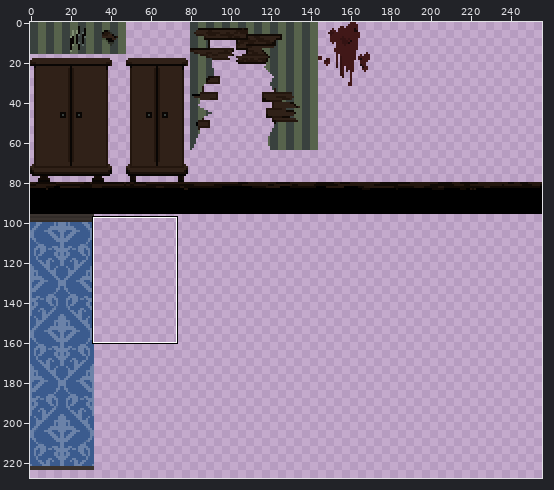
File history of a sprite sheet, core/assets/mansion_tiles.png. The first picture is a wide view before the edit; the outline marks the close-up.
Close-up. Old version:
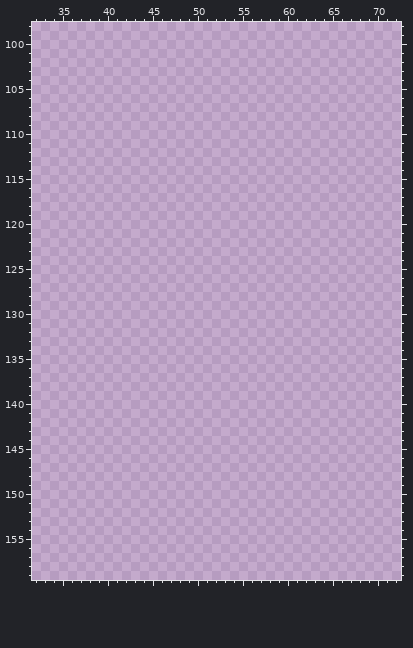
The file is 256x256 pixels. Colours within 5 levels of each other are drawn and written as one. Shown: x 32..72, y 98..159. The wide view leaves out empty margins. The commit also changed other parts of the picture, which this record leaves out.
Once edited:
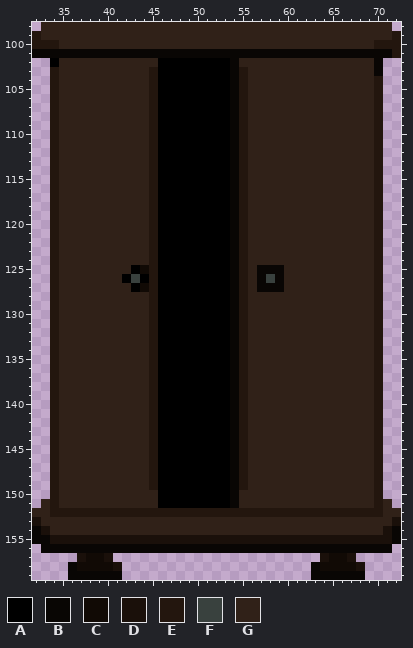
Palette (. is transparent): A #000000  B #090604  C #110a05  D #1a100a  E #23160e  F #39413e  G #302118
What changed:
Changed rows in their new state; - is an unchanged pixel.
first column x 32:
 98 -GGGGGGGGGGGGGGGGGGGGGGGGGGGGGGGGGGGGGGG-
 99 EGGGGGGGGGGGGGGGGGGGGGGGGGGGGGGGGGGGGGGGE
100 EEEGGGGGGGGGGGGGGGGGGGGGGGGGGGGGGGGGGGEEE
101 BBBBBBBBBBBBBBBBBBBBBBBBBBBBBBBBBBBBBBBBE
102 --AGGGGGGGGGGGAAAAAAAABGGGGGGGGGGGGGGGB--
103 --EGGGGGGGGGGEAAAAAAAABEGGGGGGGGGGGGGGB--
104 --EGGGGGGGGGGEAAAAAAAABEGGGGGGGGGGGGGGE--
105 --EGGGGGGGGGGEAAAAAAAABEGGGGGGGGGGGGGGE--
106 --EGGGGGGGGGGEAAAAAAAABEGGGGGGGGGGGGGGE--
107 --EGGGGGGGGGGEAAAAAAAABEGGGGGGGGGGGGGGE--
108 --EGGGGGGGGGGEAAAAAAAABEGGGGGGGGGGGGGGE--
109 --EGGGGGGGGGGEAAAAAAAABEGGGGGGGGGGGGGGE--
110 --EGGGGGGGGGGEAAAAAAAABEGGGGGGGGGGGGGGE--
111 --EGGGGGGGGGGEAAAAAAAABEGGGGGGGGGGGGGGE--
112 --EGGGGGGGGGGEAAAAAAAABEGGGGGGGGGGGGGGE--
113 --EGGGGGGGGGGEAAAAAAAABEGGGGGGGGGGGGGGE--
114 --EGGGGGGGGGGEAAAAAAAABEGGGGGGGGGGGGGGE--
115 --EGGGGGGGGGGEAAAAAAAABEGGGGGGGGGGGGGGE--
116 --EGGGGGGGGGGEAAAAAAAABEGGGGGGGGGGGGGGE--
117 --EGGGGGGGGGGEAAAAAAAABEGGGGGGGGGGGGGGE--
118 --EGGGGGGGGGGEAAAAAAAABEGGGGGGGGGGGGGGE--
119 --EGGGGGGGGGGEAAAAAAAABEGGGGGGGGGGGGGGE--
120 --EGGGGGGGGGGEAAAAAAAABEGGGGGGGGGGGGGGE--
121 --EGGGGGGGGGGEAAAAAAAABEGGGGGGGGGGGGGGE--
122 --EGGGGGGGGGGEAAAAAAAABEGGGGGGGGGGGGGGE--
123 --EGGGGGGGGGGEAAAAAAAABEGGGGGGGGGGGGGGE--
124 --EGGGGGGGGGGEAAAAAAAABEGGGGGGGGGGGGGGE--
125 --EGGGGGGGGACEAAAAAAAABEGBBBGGGGGGGGGGE--
126 --EGGGGGGGAFAEAAAAAAAABEGBFBGGGGGGGGGGE--
127 --EGGGGGGGGACEAAAAAAAABEGBBBGGGGGGGGGGE--
128 --EGGGGGGGGGGEAAAAAAAABEGGGGGGGGGGGGGGE--
129 --EGGGGGGGGGGEAAAAAAAABEGGGGGGGGGGGGGGE--
130 --EGGGGGGGGGGEAAAAAAAABEGGGGGGGGGGGGGGE--
131 --EGGGGGGGGGGEAAAAAAAABEGGGGGGGGGGGGGGE--
132 --EGGGGGGGGGGEAAAAAAAABEGGGGGGGGGGGGGGE--
133 --EGGGGGGGGGGEAAAAAAAABEGGGGGGGGGGGGGGE--
134 --EGGGGGGGGGGEAAAAAAAABEGGGGGGGGGGGGGGE--
135 --EGGGGGGGGGGEAAAAAAAABEGGGGGGGGGGGGGGE--
136 --EGGGGGGGGGGEAAAAAAAABEGGGGGGGGGGGGGGE--
137 --EGGGGGGGGGGEAAAAAAAABEGGGGGGGGGGGGGGE--
138 --EGGGGGGGGGGEAAAAAAAABEGGGGGGGGGGGGGGE--
139 --EGGGGGGGGGGEAAAAAAAABEGGGGGGGGGGGGGGE--
140 --EGGGGGGGGGGEAAAAAAAABEGGGGGGGGGGGGGGE--
141 --EGGGGGGGGGGEAAAAAAAABEGGGGGGGGGGGGGGE--
142 --EGGGGGGGGGGEAAAAAAAABEGGGGGGGGGGGGGGE--
143 --EGGGGGGGGGGEAAAAAAAABEGGGGGGGGGGGGGGE--
144 --EGGGGGGGGGGEAAAAAAAABEGGGGGGGGGGGGGGE--
145 --EGGGGGGGGGGEAAAAAAAABEGGGGGGGGGGGGGGE--
146 --EGGGGGGGGGGEAAAAAAAABEGGGGGGGGGGGGGGE--
147 --EGGGGGGGGGGEAAAAAAAABEGGGGGGGGGGGGGGE--
148 --EGGGGGGGGGGEAAAAAAAABEGGGGGGGGGGGGGGE--
149 --EGGGGGGGGGGEAAAAAAAABEGGGGGGGGGGGGGGE--
150 --EGGGGGGGGGGGAAAAAAAABGGGGGGGGGGGGGGGE--
151 -GEGGGGGGGGGGGAAAAAAAABGGGGGGGGGGGGGGGEG-
152 GGEEEEEEEEEEEEEEEEEEEEEEEEEEEEEEEEEEEEEGG
153 DGGGGGGGGGGGGGGGGGGGGGGGGGGGGGGGGGGGGGGGD
154 BDGGGGGGGGGGGGGGGGGGGGGGGGGGGGGGGGGGGGGDB
155 BBDDDDDDDDDDDDDDDDDDDDDDDDDDDDDDDDDDDDDDB
156 -BBBBBBBBBBBBBBBBBBBBBBBBBBBBBBBBBBBBBBB-
157 -----DCCD-----------------------DCCD-----
158 ----BCCCCD---------------------BCCCCD----
159 ----BBBBBB---------------------BBBBBB----
Pixel boxes of the changes (left, top, right, bottom) in both close-ups:
added: (32, 22, 401, 580)
